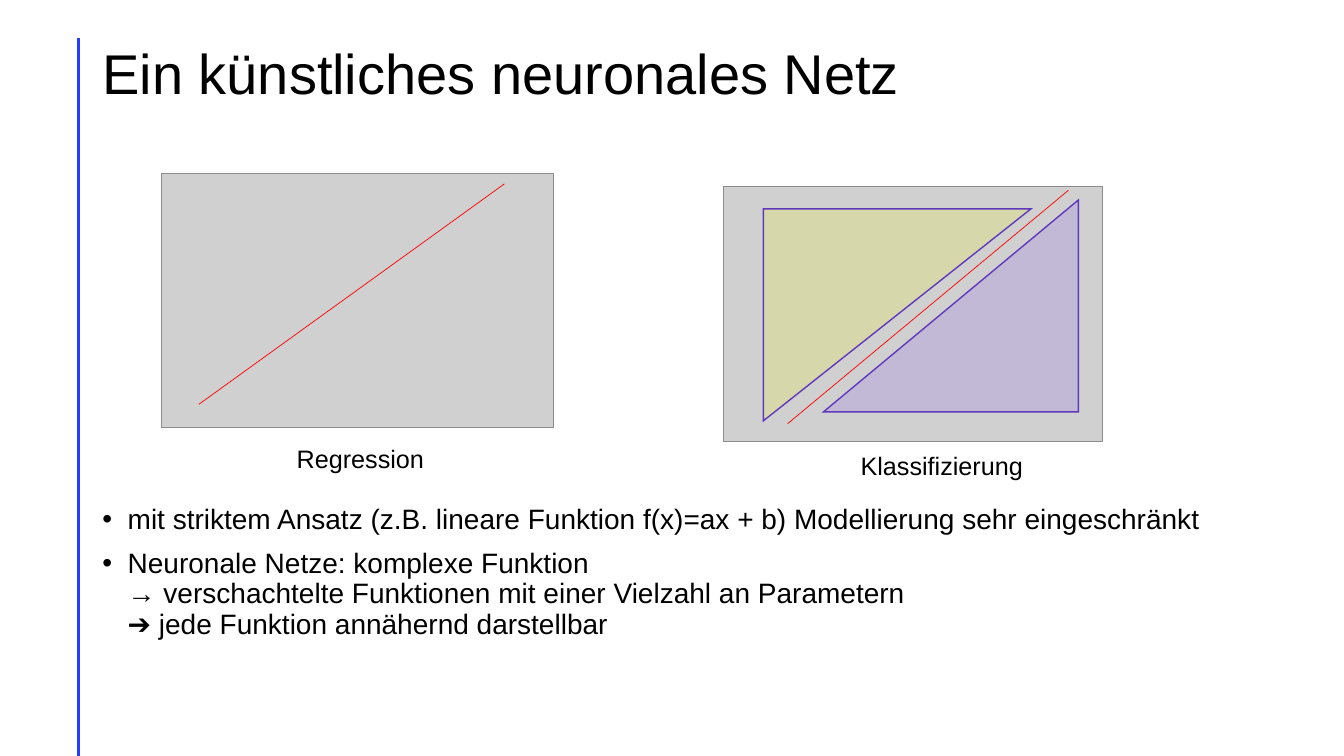
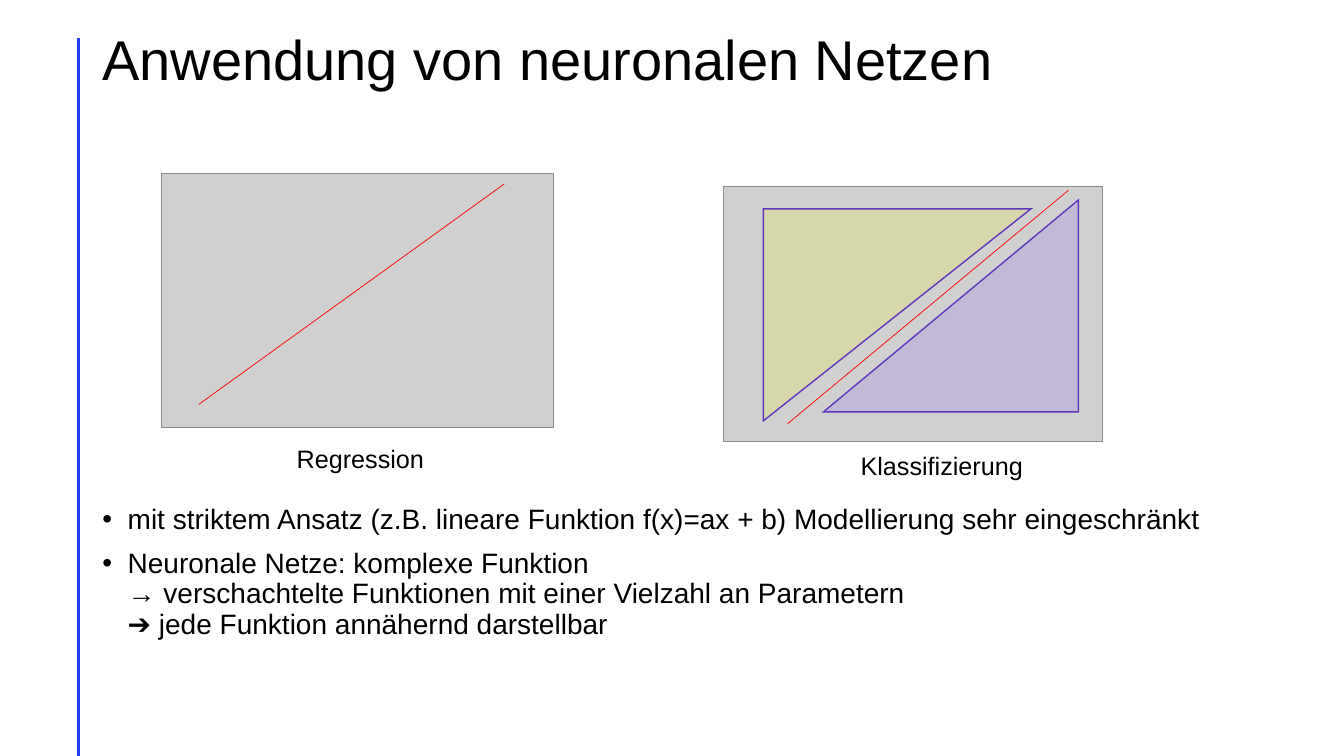
Before and after one commit to LeChummpy/PK, a slide deck: slide 8 of Präsi/präsi (3).pptx (slide 6 before the commit). Drawn at 1344x756 pixels with LibreOffice and Linux fonts; fonts in the diff are those of the drawing; grey boxes stand for pictures. Boxes give left, top, right and bottom in pixels: in the first picture for what was removed or moved away, otherwise in the second. Text is boxed around its words. In the diff, an @@ line names an element or a change of style, - is before the commit and + after.

```diff
--- a/Präsi/präsi (3).pptx
+++ b/Präsi/präsi (3).pptx
@@ title removed at bbox=[102, 53, 899, 95] @@
-Ein künstliches neuronales Netz
@@ title added at bbox=[102, 39, 992, 90], 40 pt, text #000000 @@
+Anwendung von neuronalen Netzen
```
Also in this commit, not shown: 17 other slides changed, 6 slides added, 1 slide removed, 2 other files.
